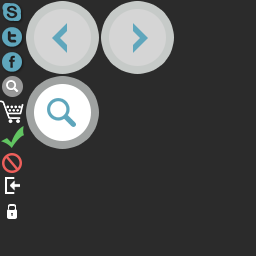
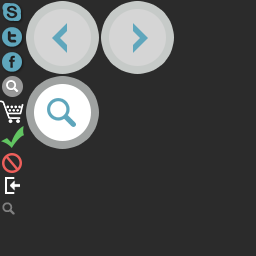
Layer changes from the first 256x256 image to the second:
renamed "Layer 6" to "Layer 7", painted on it over [2, 202, 17, 219]
